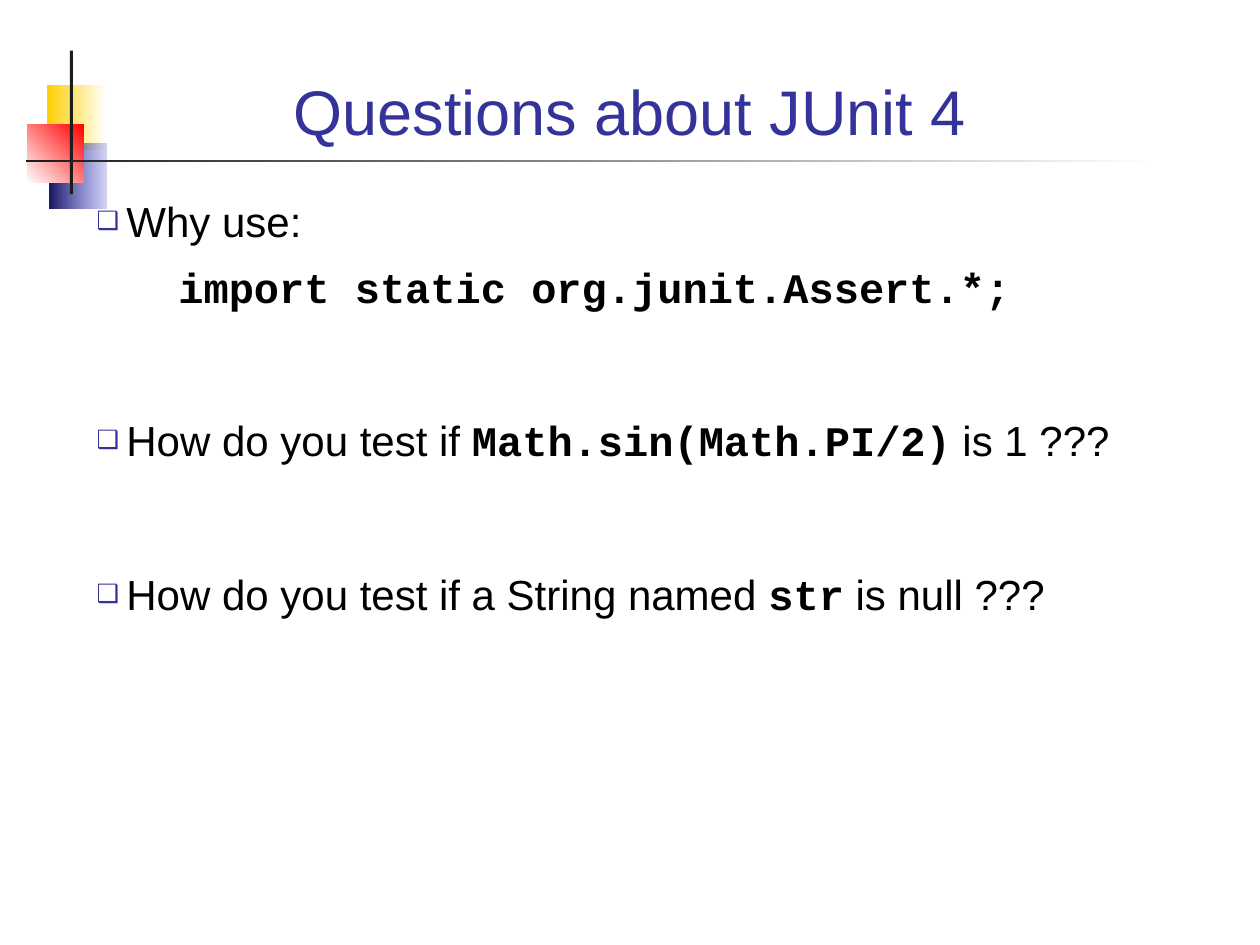
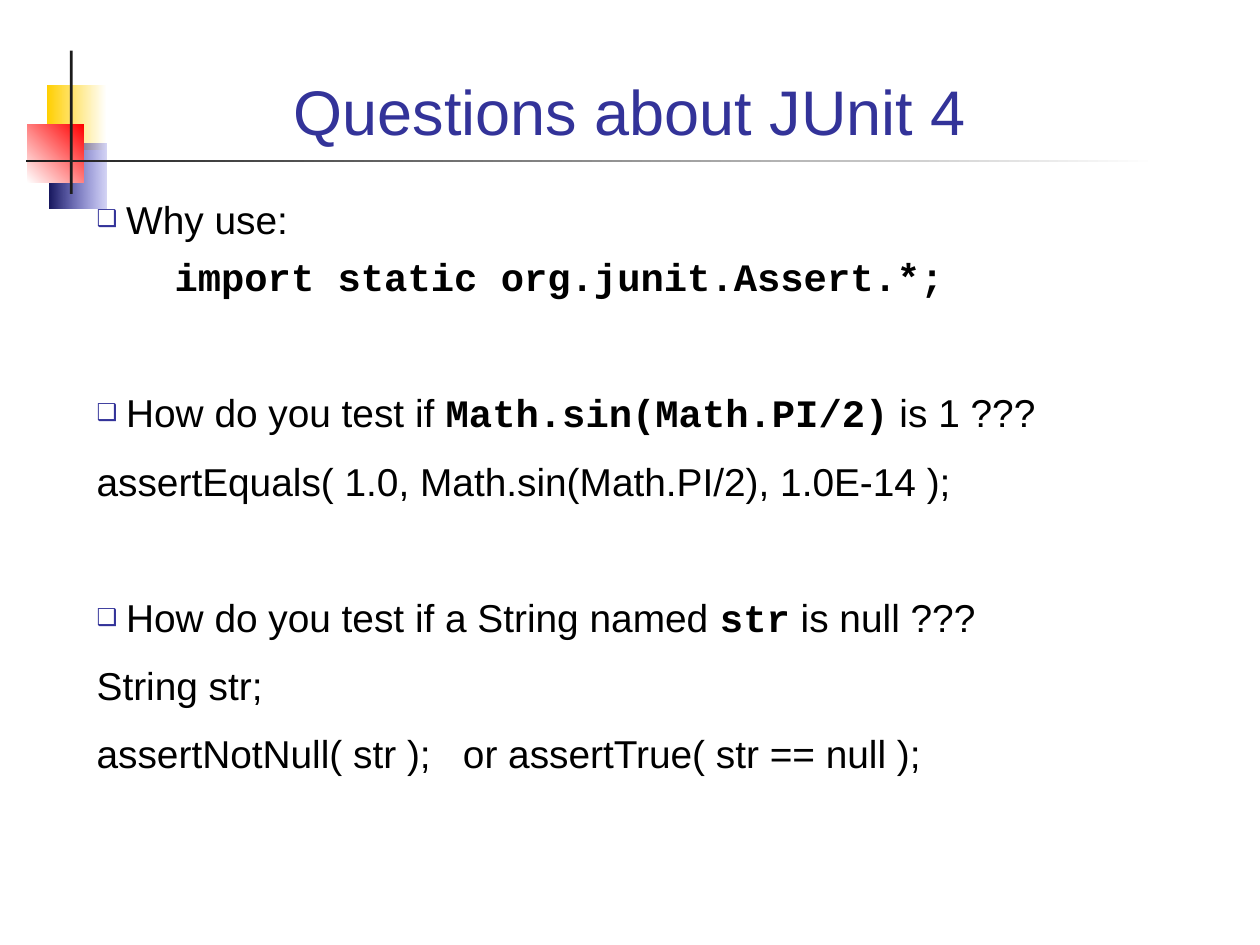
Before and after one commit to skeoop/skeoop.github.io, a slide deck: slide 36 of week10/UnitTesting.ppt. Drawn at 1260x945 pixels with LibreOffice and Linux fonts; fonts in the diff are those of the drawing. Boxes give left, top, right and bottom in pixels: in the first picture for what was removed or moved away, otherwise in the second. Text is boxed around its words. In the diff, an @@ line names an element or a change of style, - is before the commit and + after.

Commit message:
Add Stack test lab

```diff
--- a/week10/UnitTesting.ppt
+++ b/week10/UnitTesting.ppt
@@ text at (126,206,960,639): size 24 to 22.2 pt in "Why use:", "import static org.junit.Assert.*;", "How do you test if Math.sin(Math.PI/2) is ...", "How do you test if a String ..."; indent changed; line spacing 1 to 0.9 @@
@@ text at (97,468,916,503): paragraph added @@
+assertEquals( 1.0, Math.sin(Math.PI/2), 1.0E-14 );
@@ text at (97,672,886,776): paragraphs added @@
+String str;
+assertNotNull( str ); or assertTrue( str == null );
```
Also in this commit, not shown: 36 other slides changed, 2 other files.
